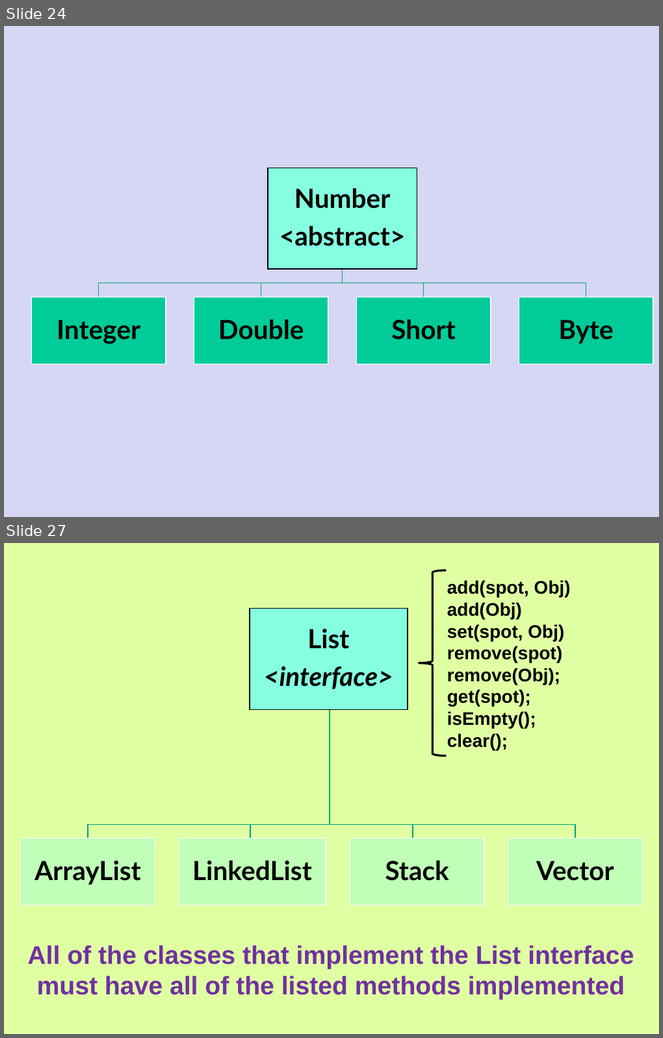
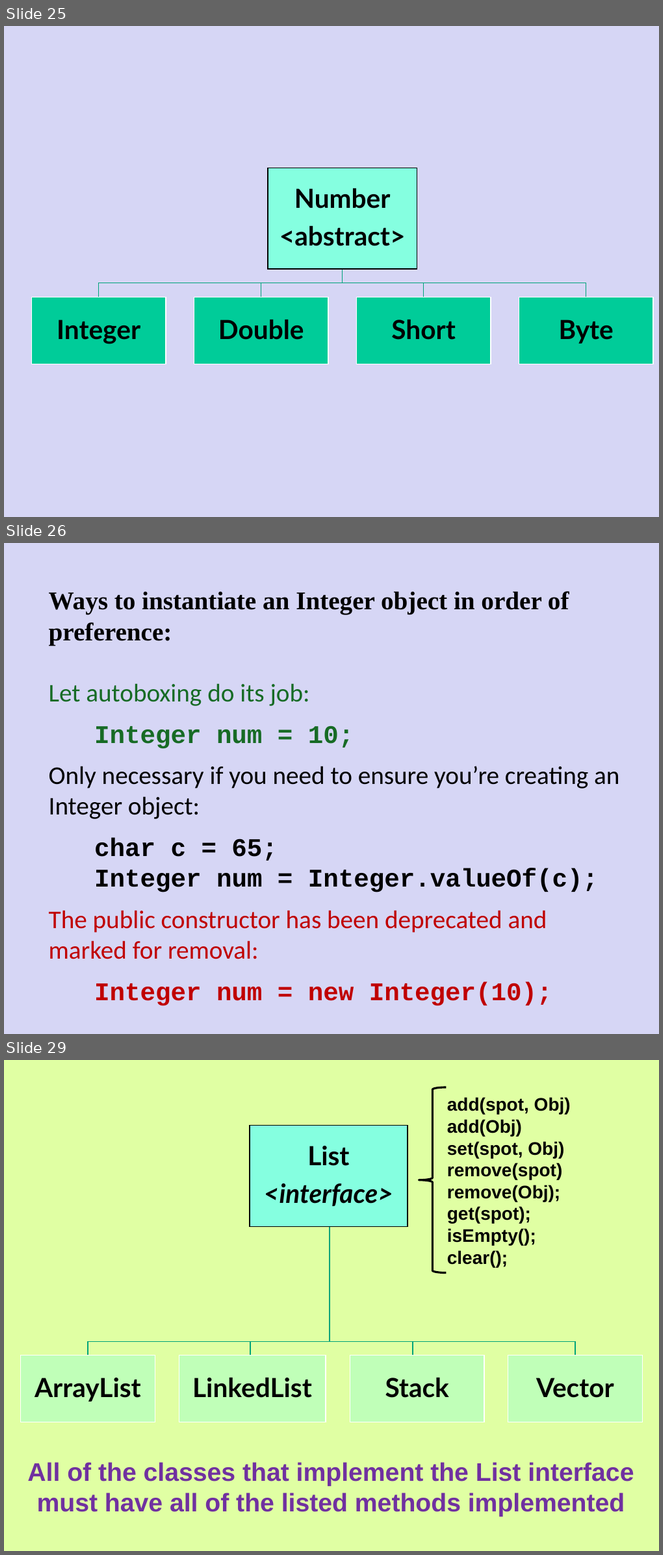
Before and after one commit to Cy-FairCS/cs3, a slide deck: u04b_abstractClasses/notes/_abstract_classes - Day 1.pptx. Shown one above the other, each under a label of ours: slides 24 and 27 before the commit, slides 25, 26 and 29 after it; the slides between them are not shown. The pictures are 663x1038 and 663x1555 pixels, drawn with LibreOffice and Linux fonts; fonts in the diff are those of the drawing. Boxes give left, top, right and bottom in pixels: in the first picture for what was removed or moved away, otherwise in the second. Text is boxed around its words. In the diff, an @@ line names an element or a change of style, - is before the commit and + after.

```diff
--- a/u04b_abstractClasses/notes/_abstract_classes - Day 1.pptx
+++ b/u04b_abstractClasses/notes/_abstract_classes - Day 1.pptx
@@ slide 26 added at box(4, 543, 659, 1034), background #D6D6F5 @@
@@ text added at box(49, 591, 620, 1006), 28 pt, text #000000 @@
+Ways to instantiate an Integer object in order of preference:
+Let autoboxing do its job:
+Integer num = 10;
+Only necessary if you need to ensure you’re creating an Integer object:
+char c = 65;
+Integer num = Integer.valueOf(c);
+The public constructor has been deprecated and marked for removal:
+Integer num = new Integer(10);
@@ what was slide 24 is now slide 25 @@
@@ what was slide 27 is now slide 29 @@
```
Also in this commit, not shown: 5 slides changed, 2 other slides added, 1 slide removed, 23 other files.
